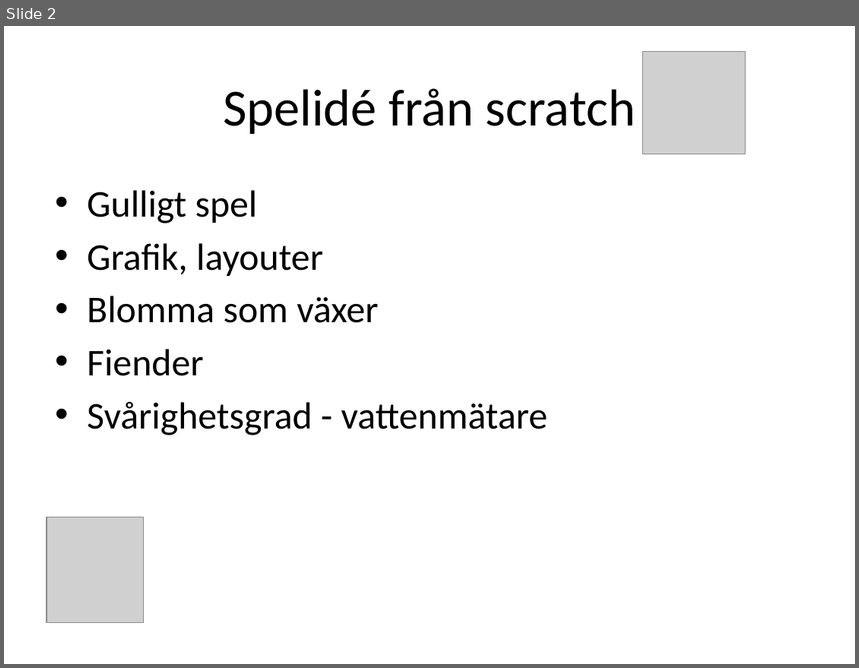
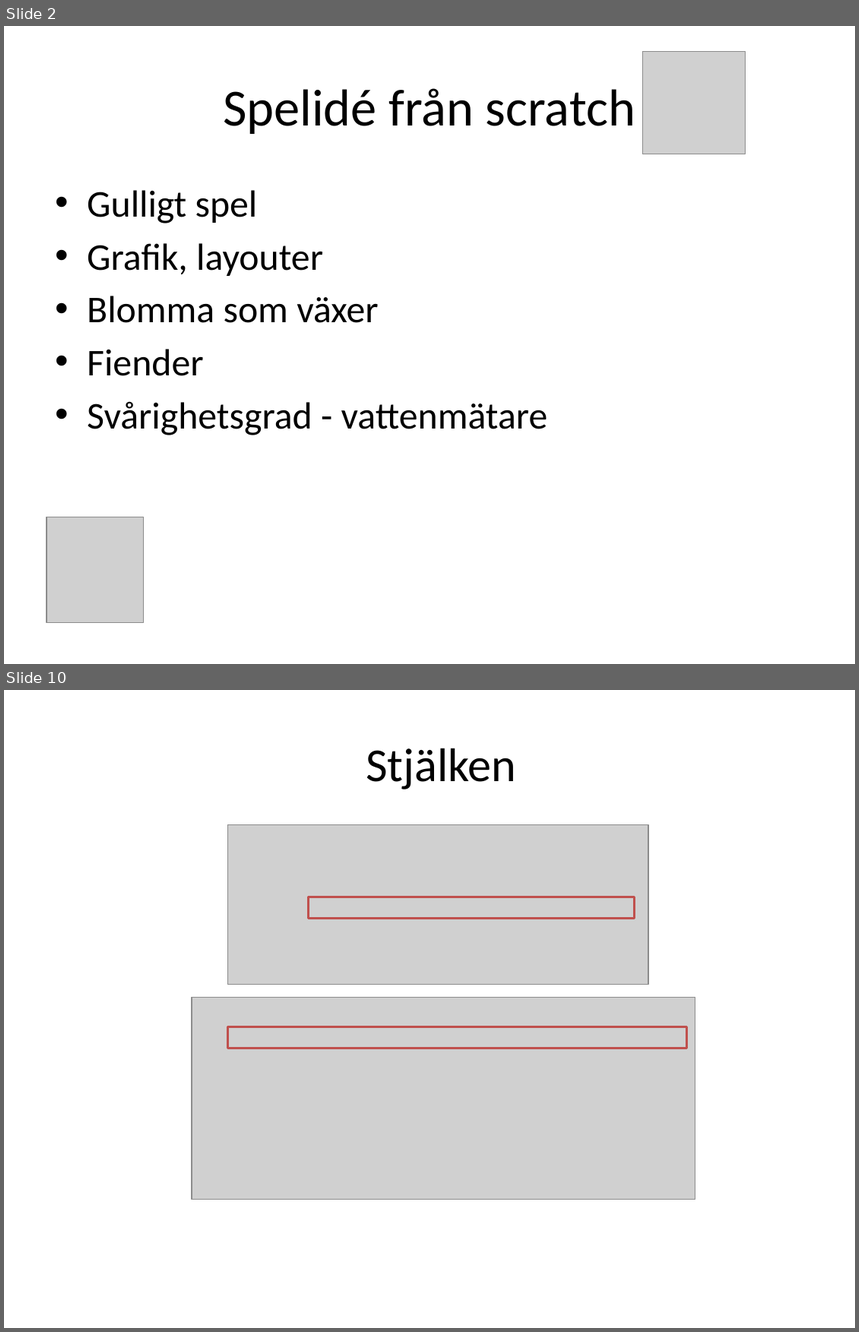
Before and after one commit to lisa-bee/FlowerGrow, a slide deck: document/Presentation FlowerGrow.pptx. Shown one above the other, each under a label of ours: slide 2 before the commit, slides 2 and 10 after it; the slides between them are not shown. The pictures are 859x668 and 859x1332 pixels, drawn with LibreOffice and Linux fonts; fonts in the diff are those of the drawing; grey boxes stand for pictures. Boxes give left, top, right and bottom in pixels: in the first picture for what was removed or moved away, otherwise in the second. Text is boxed around its words. In the diff, an @@ line names an element or a change of style, - is before the commit and + after.

```diff
--- a/document/Presentation FlowerGrow.pptx
+++ b/document/Presentation FlowerGrow.pptx
@@ slide 10 added at <box>4,690,855,1328</box>, background #FFFFFF @@
@@ text added at <box>366,748,516,790</box>, 40 pt, text #000000 @@
+Stjälken
@@ picture added at <box>228,825,648,985</box> @@
@@ rectangle added at <box>309,897,635,918</box>, outline #C0504D 2 pt @@
@@ picture added at <box>192,997,696,1200</box> @@
@@ rectangle added at <box>228,1027,686,1049</box>, outline #C0504D 2 pt @@
```
Also in this commit, not shown: 4 slides changed, 9 other slides added, 1 slide removed, 2 other files.
